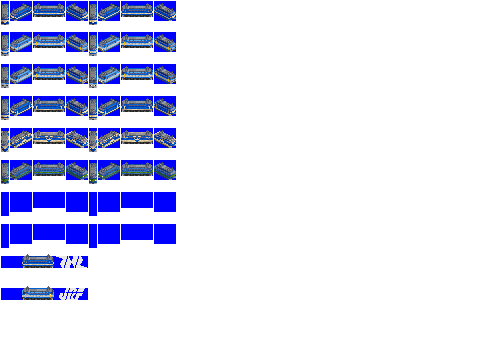
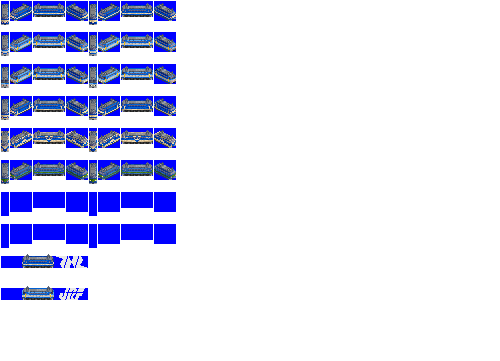
The second w=500, h=361 image is a revision of the first. Changes to its layers:
painted on "Pasted Layer #2" over (2, 46, 176, 299)
painted on "Pasted Layer #1" over (2, 16, 176, 299)
